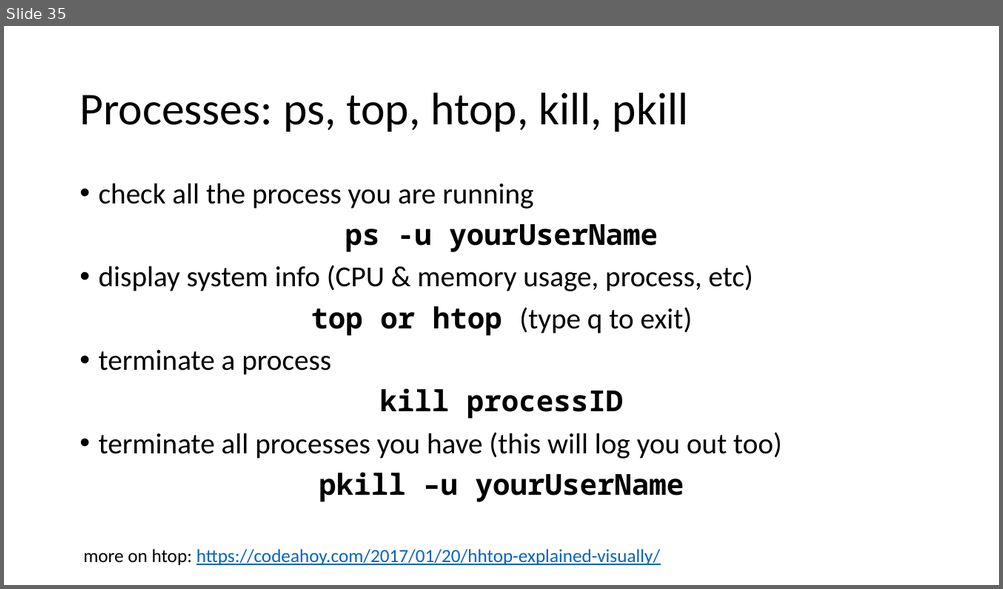
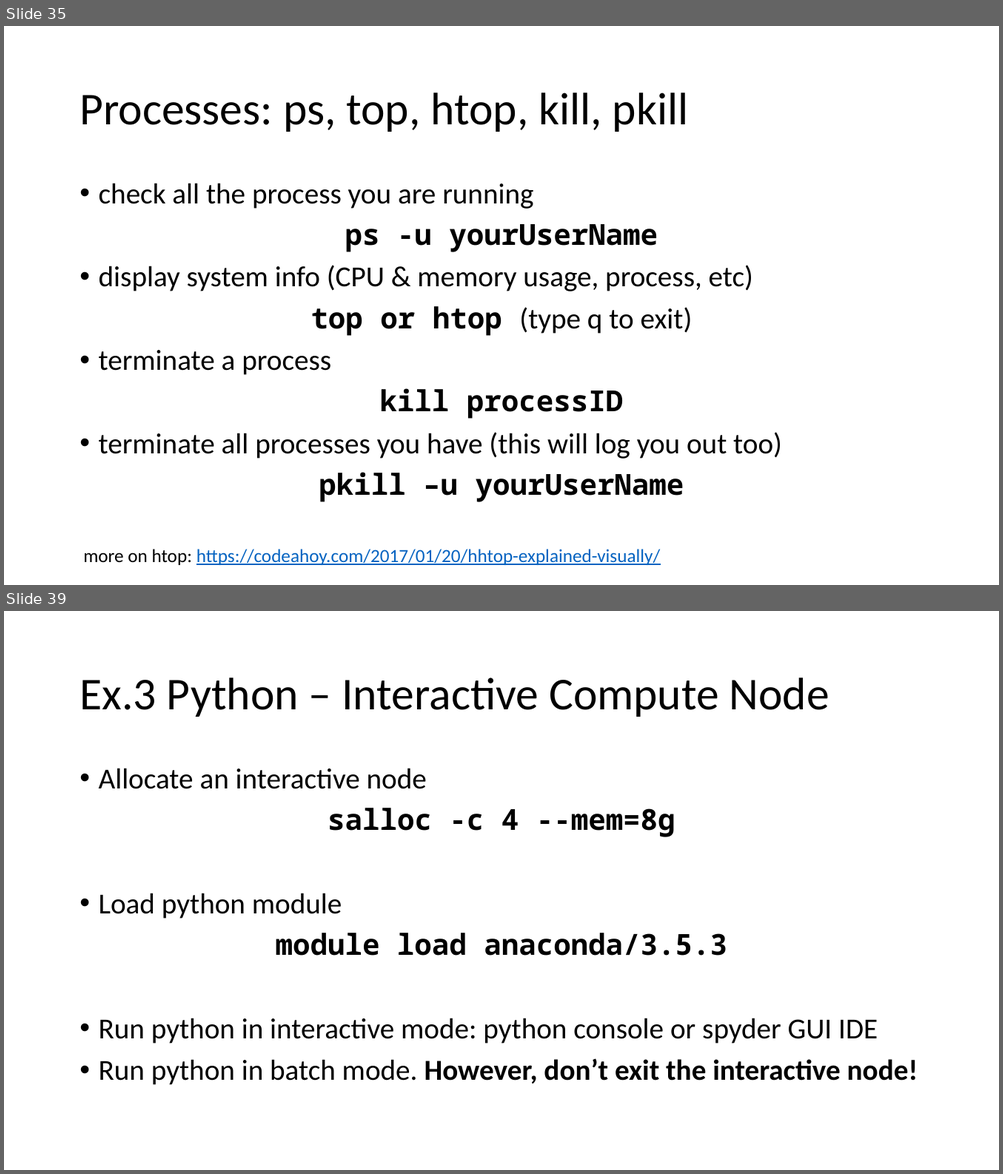
Before and after one commit to tdmdal/rrn-workshop, a slide deck: rrn_intro.pptx. Shown one above the other, each under a label of ours: slide 35 before the commit, slides 35 and 39 after it; the slides between them are not shown. The pictures are 1003x589 and 1003x1174 pixels, drawn with LibreOffice and Linux fonts; fonts in the diff are those of the drawing. Boxes give left, top, right and bottom in pixels: in the first picture for what was removed or moved away, otherwise in the second. Text is boxed around its words. In the diff, an @@ line names an element or a change of style, - is before the commit and + after.

Commit message:
added python example

```diff
--- a/rrn_intro.pptx
+++ b/rrn_intro.pptx
@@ slide 39 added at <box>4,611,999,1170</box>, background #FFFFFF @@
@@ title added at <box>79,678,829,717</box>, 44 pt, text #000000 @@
+Ex.3 Python – Interactive Compute Node
@@ text added at <box>99,768,918,1085</box>, 28 pt, text #000000 @@
+• Allocate an interactive node
+salloc -c 4 --mem=8g
+• Load python module
+module load anaconda/3.5.3
+• Run python in interactive mode: python console or spyder GUI IDE
+• Run python in batch mode. However, don’t exit the interactive node!
```
Also in this commit, not shown: 7 slides changed, 9 other slides added, 2 other files.
